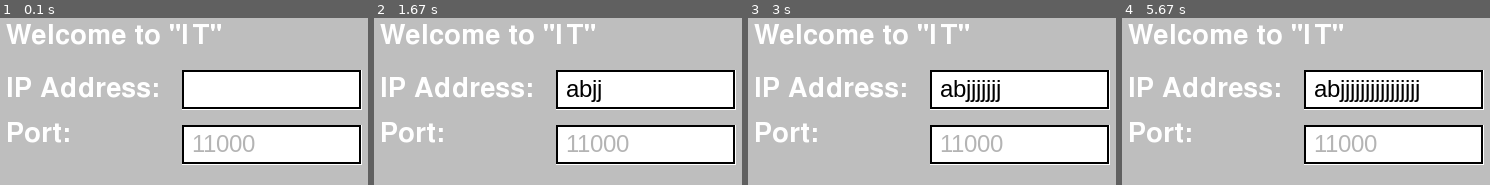
Above: before the commit, frames 1-4 (left to right).
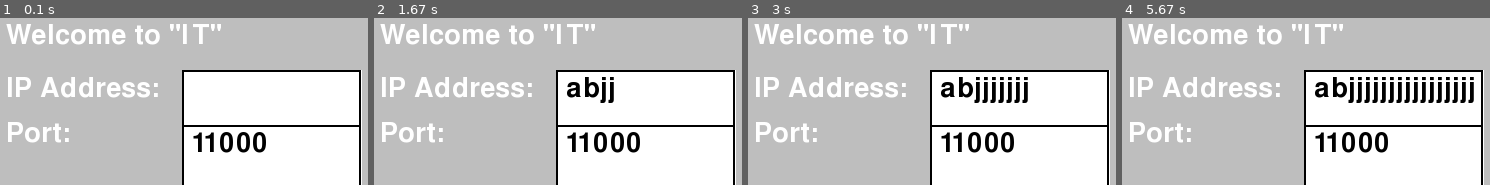
Above: after the commit, the same moments.

Repository: bhartshorn/it
Game: pygame game, started from client.py
Same seed, same stepped clock (60 frames per second), same inputs: the game is played once before the commit and once after it.
Inputs (mouse positions are in pixels of both pictures, inside the frame that each line leads up to):
- Up to frame 1 (0.1 s): no input
- Up to frame 2 (1.67 s): tap A at 0.33 s; tap B at 0.67 s; tap J at 1, 1.4 s; move the mouse to (605, 108) at 1.37 s
- Up to frame 3 (3 s): tap J at 1.7, 1.95, 2.28, 2.58, 2.78 s; move the mouse to (939, 111) at 1.92 s; move the mouse to (869, 31) at 2.25 s; move the mouse to (1079, 78) at 2.75 s
- Up to frame 4 (5.67 s): tap J at 3.08, 3.35, 3.68, 3.98, 4.12, 4.52, 4.82, 5.18, 5.58 s; move the mouse to (1188, 29) at 3.32 s; move the mouse to (1221, 59) at 3.65 s; move the mouse to (1221, 58) at 4.08 s; move the mouse to (1449, 89) at 4.48 s; move the mouse to (1217, 154) at 5.15 s; move the mouse to (1339, 63) at 5.55 s

The runs differ from the first frame. In frame 1, 13% of the frame differs, in the area x 49-99%, y 53-100%; in frame 2, 14%; in frame 3, 15%; in frame 4, 17%, in the area x 49-99%, y 35-100%.

Commit message:
Fixed the bug with differing text sizes

Diff:
--- a/client.py
+++ b/client.py
@@ -279,8 +279,8 @@
     showLabel(port_label)
 
 
-    ip_box = makeTextBox(195, 70, 180,0, "", 0,24)
-    port_box = makeTextBox(195, 125, 180,0, "11000", 0,24)
+    ip_box = makeTextBox(195, 70, 180,0, "", 0,40)
+    port_box = makeTextBox(195, 125, 180,0, "11000", 0,40)
 
     showTextBox(ip_box)
     showTextBox(port_box)
--- a/pygame_functions.py
+++ b/pygame_functions.py
@@ -101,22 +101,22 @@
 class newTextBox(pygame.sprite.Sprite):
     def __init__(self, text, xpos, ypos, width, case, maxLength, fontSize):
         pygame.sprite.Sprite.__init__(self)
-        self.text = ""
+        self.text = text
         self.width = width
-        self.initialText = text
         self.case = case
         self.maxLength = maxLength
         self.boxSize = int(fontSize * 1.7)
+        self.fontSize = fontSize
         self.image = pygame.Surface((width, self.boxSize))
         self.image.fill((255, 255, 255))
         pygame.draw.rect(self.image, (0, 0, 0), [0, 0, width - 1, self.boxSize - 1], 2)
         self.rect = self.image.get_rect()
-        self.fontFace = pygame.font.match_font("Arial")
+        self.fontFace = pygame.font.match_font("LiberationsSansRegular")
         self.fontColour = pygame.Color("black")
         self.initialColour = (180, 180, 180)
         self.font = pygame.font.Font(self.fontFace, fontSize)
         self.rect.topleft = [xpos, ypos]
-        newSurface = self.font.render(self.initialText, True, self.initialColour)
+        newSurface = self.font.render(self.text, True, self.fontColour)
         self.image.blit(newSurface, [10, 5])
 
     def update(self, keyevent):
@@ -541,7 +541,6 @@
 def textBoxInput(textbox, functionToCall=None, args=[]):
     # starts grabbing key inputs, putting into textbox until enter pressed
     global keydict
-    textbox.text = ""
     returnVal=None
     while True:
         updateDisplay()
